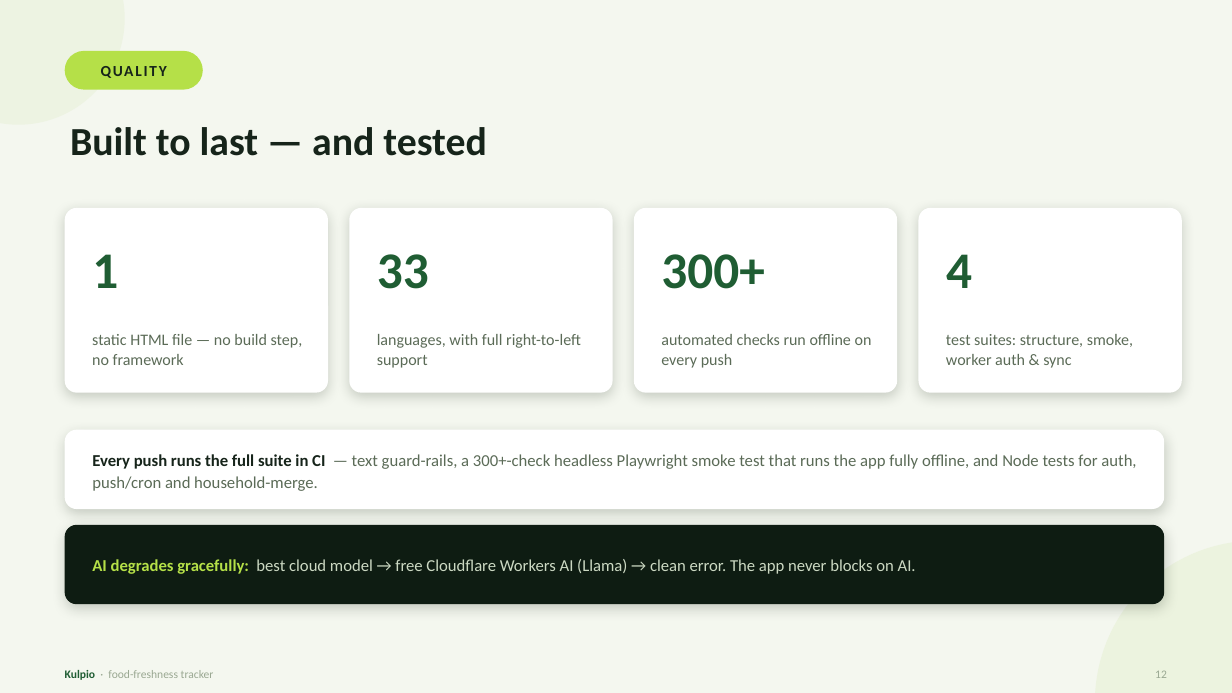
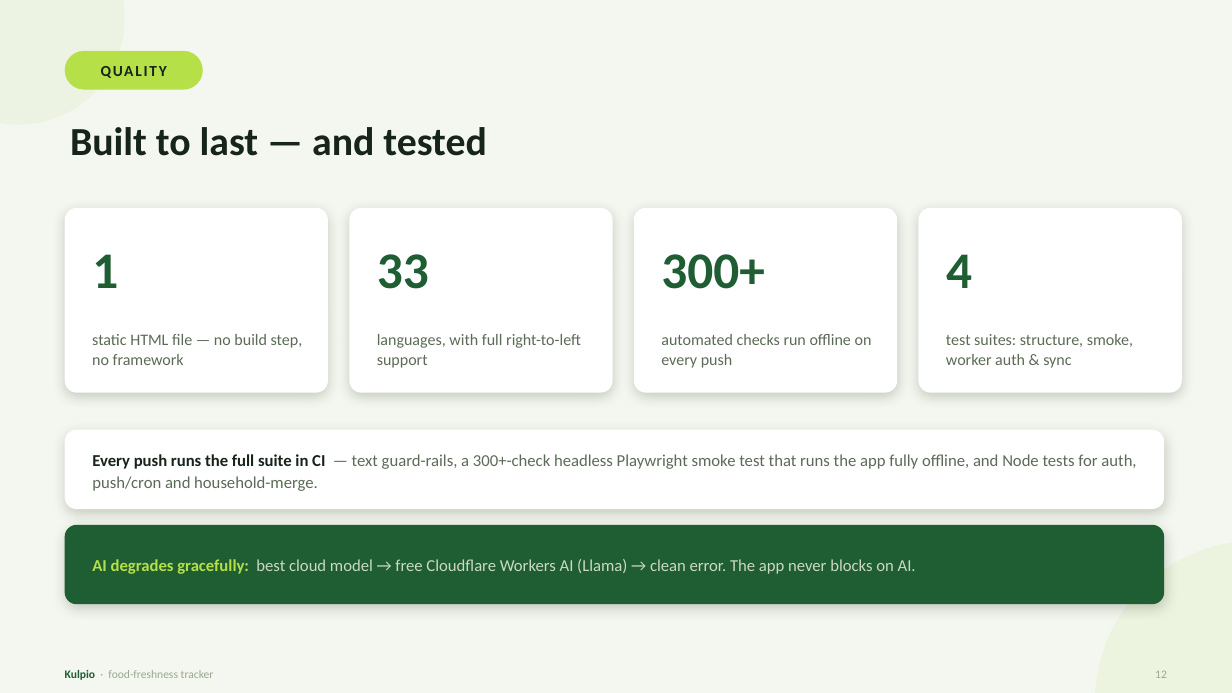
Before and after one commit to Gugster777/kulpio, a slide deck: slide 12 of docs/Kulpio_Infomatrix.pptx. Drawn at 1232x693 pixels with LibreOffice and Linux fonts; fonts in the diff are those of the drawing. Boxes give left, top, right and bottom in pixels: in the first picture for what was removed or moved away, otherwise in the second. Text is boxed around its words. In the diff, an @@ line names an element or a change of style, - is before the commit and + after.

```diff
--- a/docs/Kulpio_Infomatrix.pptx
+++ b/docs/Kulpio_Infomatrix.pptx
@@ rounded rectangle at (65, 525, 1165, 604): fill #0E1C12 to #1F5D33 @@
```
Also in this commit, not shown: 5 other slides changed, 5 other files.
